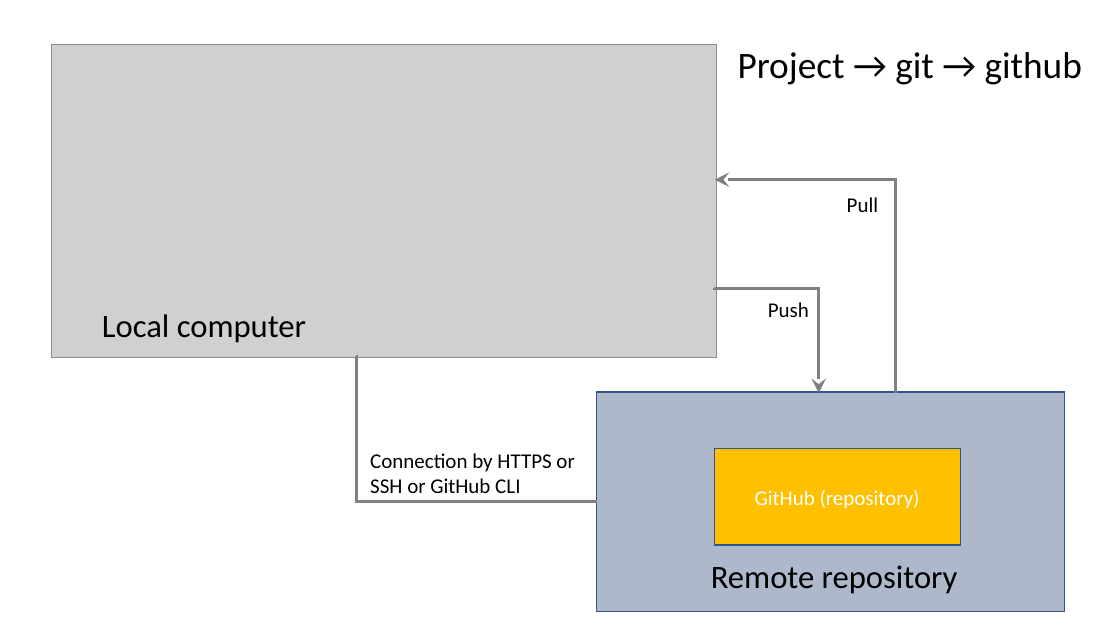
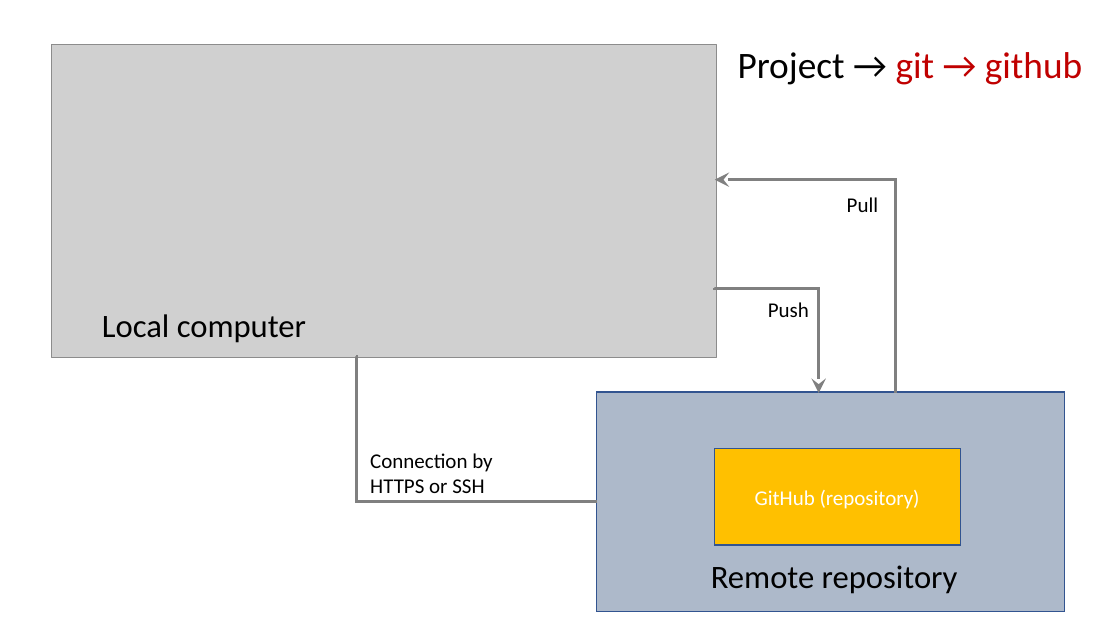
Before and after one commit to xlyuan2018/git_github_tutorial, a slide deck: slide 11 of Git_GitHub.pptx (slide 10 before the commit). Drawn at 1120x630 pixels with LibreOffice and Linux fonts; fonts in the diff are those of the drawing; grey boxes stand for pictures. Boxes give left, top, right and bottom in pixels: in the first picture for what was removed or moved away, otherwise in the second. Text is boxed around its words. In the diff, an @@ line names an element or a change of style, - is before the commit and + after.

```diff
--- a/Git_GitHub.pptx
+++ b/Git_GitHub.pptx
@@ text "Project → git → github" at bbox=[738, 52, 1082, 85]: text colour #000000 to #C00000 in "git → github" @@
@@ text at bbox=[370, 453, 492, 493]: text changed @@
-Connection by HTTPS or SSH or GitHub CLI
+Connection by
+HTTPS or SSH
```
Also in this commit, not shown: 17 other slides changed, 1 slide added, 5 slides removed, 2 other files.
